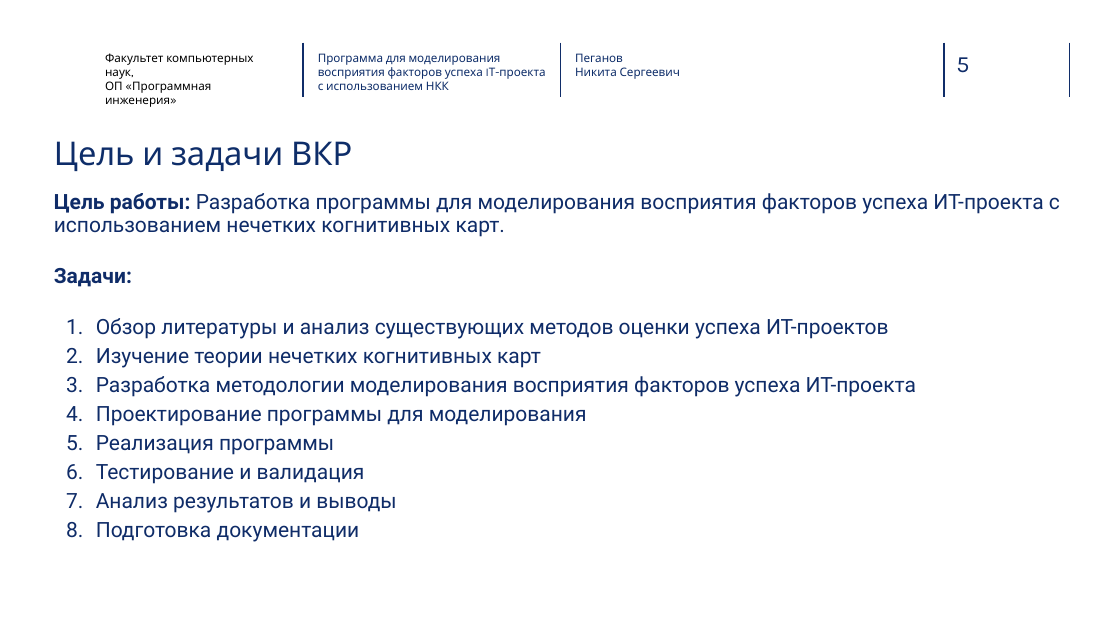
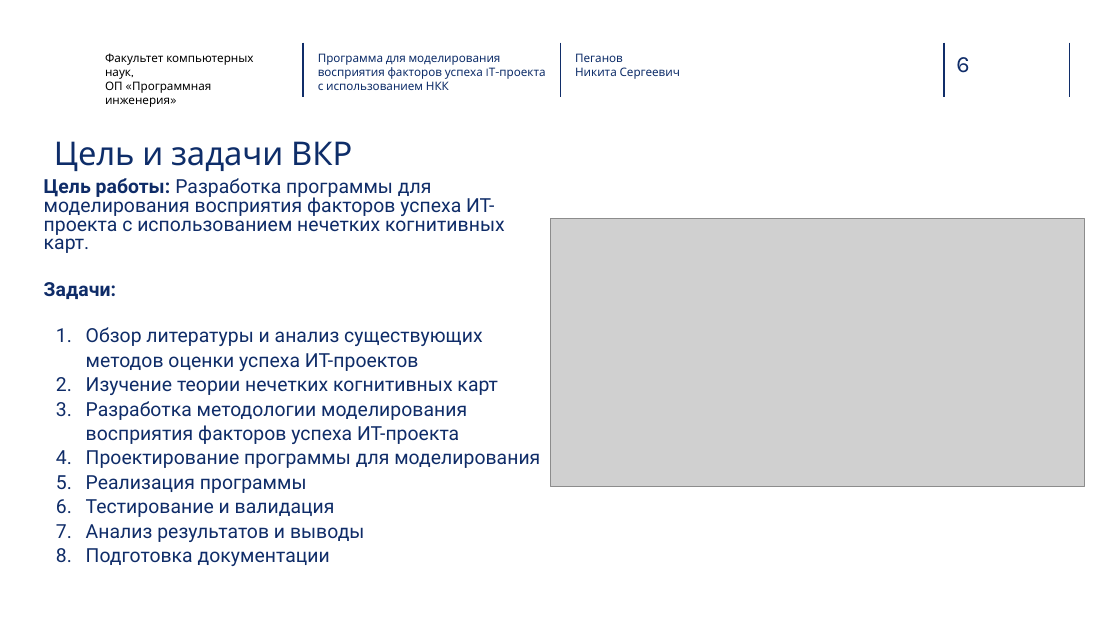
Before and after one commit to NikPeg/modeling_perception_success_factors, a slide deck: slide 6 of Презентация ВКР 2024.pptx (slide 5 before the commit). Drawn at 1120x630 pixels with LibreOffice and Linux fonts; fonts in the diff are those of the drawing; grey boxes stand for pictures; background and template pictures are left out. Boxes give left, top, right and bottom in pixels: in the first picture for what was removed or moved away, otherwise in the second. Text is boxed around its words. In the diff, an @@ line names an element or a change of style, - is before the commit and + after.

```diff
--- a/Презентация ВКР 2024.pptx
+++ b/Презентация ВКР 2024.pptx
@@ page number at <box>956,57,969,73</box>: text changed @@
-5
+6
@@ text "Цель работы: Разработка программы для ...": place and size @@
-text "Цель работы: Разработка программы для ..." at <box>54,193,1060,542</box>
+text "Цель работы: Разработка программы для ..." at <box>44,178,540,566</box>
@@ text "Цель работы: Разработка программы для ..." at <box>44,178,540,566</box>: size 18 to 16.6 pt; line spacing 0.9 to 0.8; line spacing 1.15 to 1.05 @@
@@ picture added at <box>550,218,1085,486</box> @@
```
Also in this commit, not shown: 4 other slides changed.
